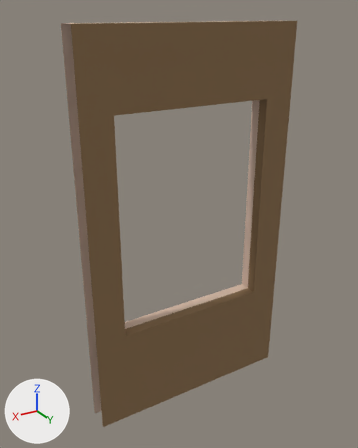
Renders of the FBX model Assets/3DAssets/HouseModKit/WallWindowx2.fbx from each side of a commit.
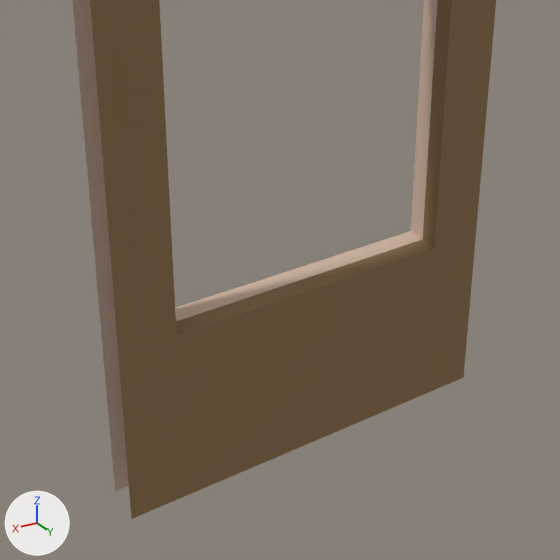
There are two pictures of each version: one whole from a 50 mm lens placed at (-0.8, 2.39, 3.58), pointed at (-2.88, -1.09, 1.84), one close up on the part from 10% to 88% of the width and 38% to 100% of the height. The lights are fixed; the arrows at lower left show +X, +Y and +Z.

The scene before the commit, as lines of its bpy script (objects in view):
```python
me_plane_002 = bpy.data.meshes.new('Plane.002')
me_plane_002.from_pydata(...)  # 22 vertices, 14 faces; spans x -0.99..1.01, y -0.2..0.0, z 0.0..3.5
# faces by material slot: [7, 7]
me_plane_002.materials.append(mat_wallmatinside)  # brown #8c6f4d
me_plane_002.materials.append(mat_wallmatoutisde)  # beige #d1b6a4
# before: 0 (-0.99, 0.0, 0.0) at pixel (463, 377), 1 (1.01, 0.0, 0.0) at pixel (131, 519), 4 (-0.99, 0.0, 3.5), 5 (1.01, 0.0, 3.5), 8 (-0.72, 0.0, 0.92) at pixel (434, 248)
# before: 9 (-0.72, 0.0, 2.87), 10 (0.73, 0.0, 0.92) at pixel (176, 335), 11 (0.73, 0.0, 2.87)
ob_wallsegmentwindow = bpy.data.objects.new('WallSegmentWindow', me_plane_002)
ob_wallsegmentwindow.location = (-3.007, -1.001, 0.0)
```
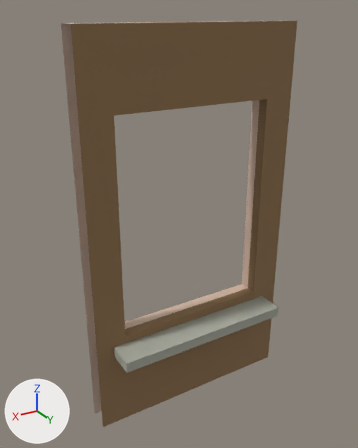
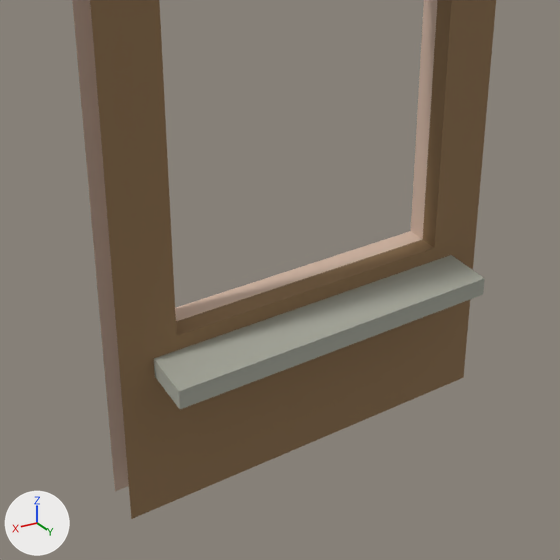
What differs and where, as boxes (x1, y1, x2, y2) in the close-ups (560 x 560 px):
part 1 of me_plane_002, built on: before (152, 253, 473, 412); after (152, 253, 485, 412)

What changed in the scene script:
```text
Add mat_insidematbright:
    mat_insidematbright = principled_material('InsideMatBright')
    mat_insidematbright.base_color = (0.385, 0.393, 0.333)  # grey #a7a89c
    mat_insidematbright.roughness = 0.902
Change me_plane_002:
    where me_plane_002.from_pydata(...)  # 22 vertices, 14 faces; spans x -0.99..1.01, y -0.2..0.0, z 0.0..3.5
    used by ob_wallsegmentwindow; location = (-3.007, -1.001, 0.0)
    verts and faces of me_plane_002; kept vertices keep their numbers, new ones are numbered from 22
    me_plane_002 part 1
    add delete_faces([(0, 4, 9, 8, 10, 11, 5, 1)])
    add verts[22] = (-0.99, 0.0, 0.75)  # pixel (473, 262)
    add verts[23] = (1.01, 0.0, 0.75)  # pixel (121, 388)
    add verts[24] = (0.85, 0.0, 0.75)  # pixel (154, 376)
    add verts[25] = (-0.83, 0.0, 0.75)
    add verts[26] = (0.85, 0.26, 0.75)  # pixel (179, 409)
    add verts[27] = (-0.83, 0.26, 0.75)  # pixel (483, 294)
    add for new, old in zip([*range(28, 34)], [*range(22, 28)]): verts[new] = verts[old] + (0.0, 0.0, 0.1)
    add verts[34] = (-0.83, 0.0, 0.0)  # pixel (441, 387)
    add verts[35] = (0.85, 0.0, 0.0)  # pixel (162, 505)
    add faces += [(4, 9, 8, 10, 11, 5, 29, 30, 31, 28), (23, 24, 30, 29), (1, 35, 24, 23), (0, 22, 25, 34), (24, 35, 34, 25), (22, 28, 31, 25)]  # mat_wallmatinside (brown #8c6f4d)
    add faces += [(24, 26, 32, 30), (26, 27, 33, 32), (24, 25, 27, 26), (30, 32, 33, 31), (25, 31, 33, 27)]  # mat_insidematbright (grey #a7a89c)
    add me_plane_002.materials.append(mat_insidematbright)  # grey #a7a89c
```
